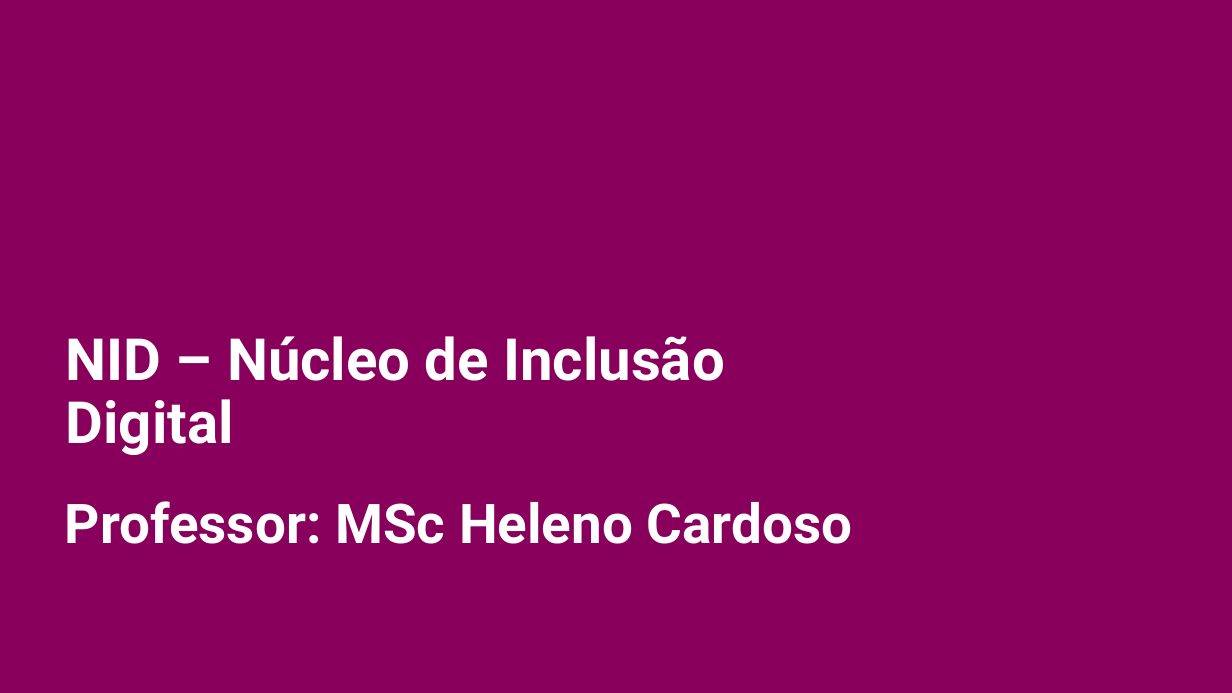
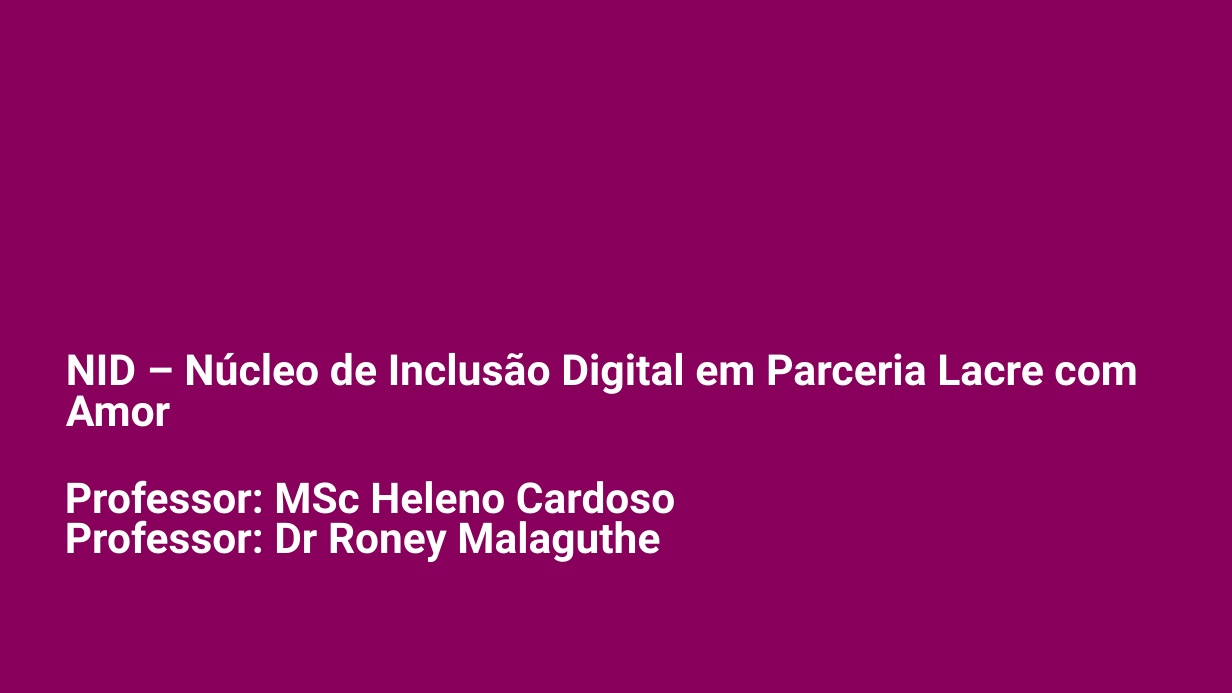
Before and after one commit to CloudEducationBrazil/nidyduqswyden, a slide deck: slide 1 of 00 Lesson Plan/Apresentação - NID Yduqs Wyden - Curso Tópicos em Informática.pptx. Drawn at 1232x693 pixels with LibreOffice and Linux fonts; fonts in the diff are those of the drawing; background and template pictures are left out. Boxes give left, top, right and bottom in pixels: in the first picture for what was removed or moved away, otherwise in the second. Text is boxed around its words. In the diff, an @@ line names an element or a change of style, - is before the commit and + after.

```diff
--- a/00 Lesson Plan/Apresentação - NID Yduqs Wyden - Curso Tópicos em Informática.pptx
+++ b/00 Lesson Plan/Apresentação - NID Yduqs Wyden - Curso Tópicos em Informática.pptx
@@ text at <box>66,353,1137,427</box>: text changed; size 34 to 25 pt @@
-NID – Núcleo de Inclusão Digital
+NID – Núcleo de Inclusão Digital em Parceria Lacre com Amor
@@ text at <box>65,480,675,524</box>: size 32 to 24.8 pt in "Professor: MSc Heleno Cardoso"; line spacing 1 to 0.8 @@
@@ text at <box>65,520,660,562</box>: paragraph added @@
+Professor: Dr Roney Malaguthe
```
Also in this commit, not shown: 1 other slide changed, 9 other files.
